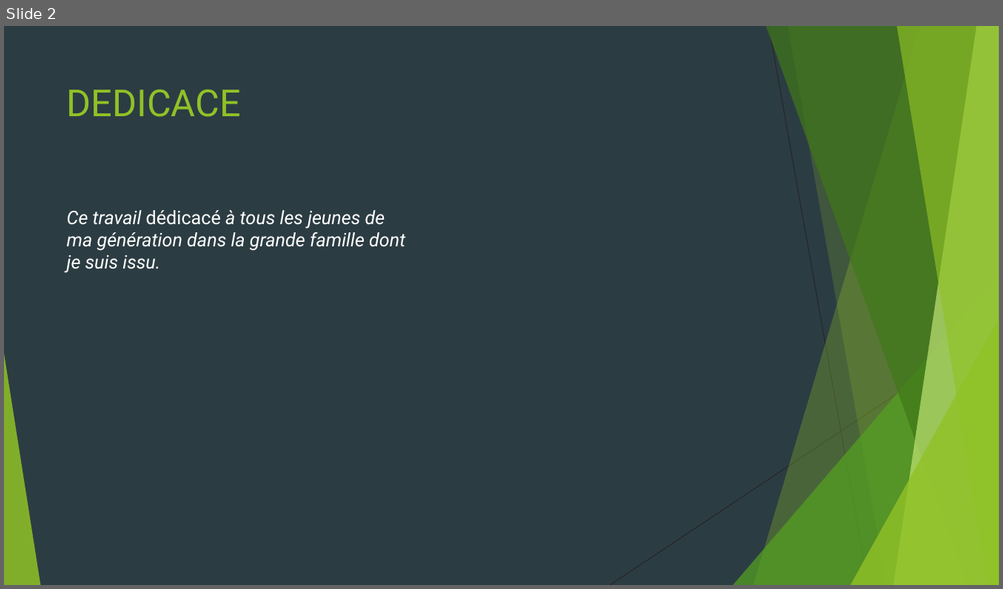
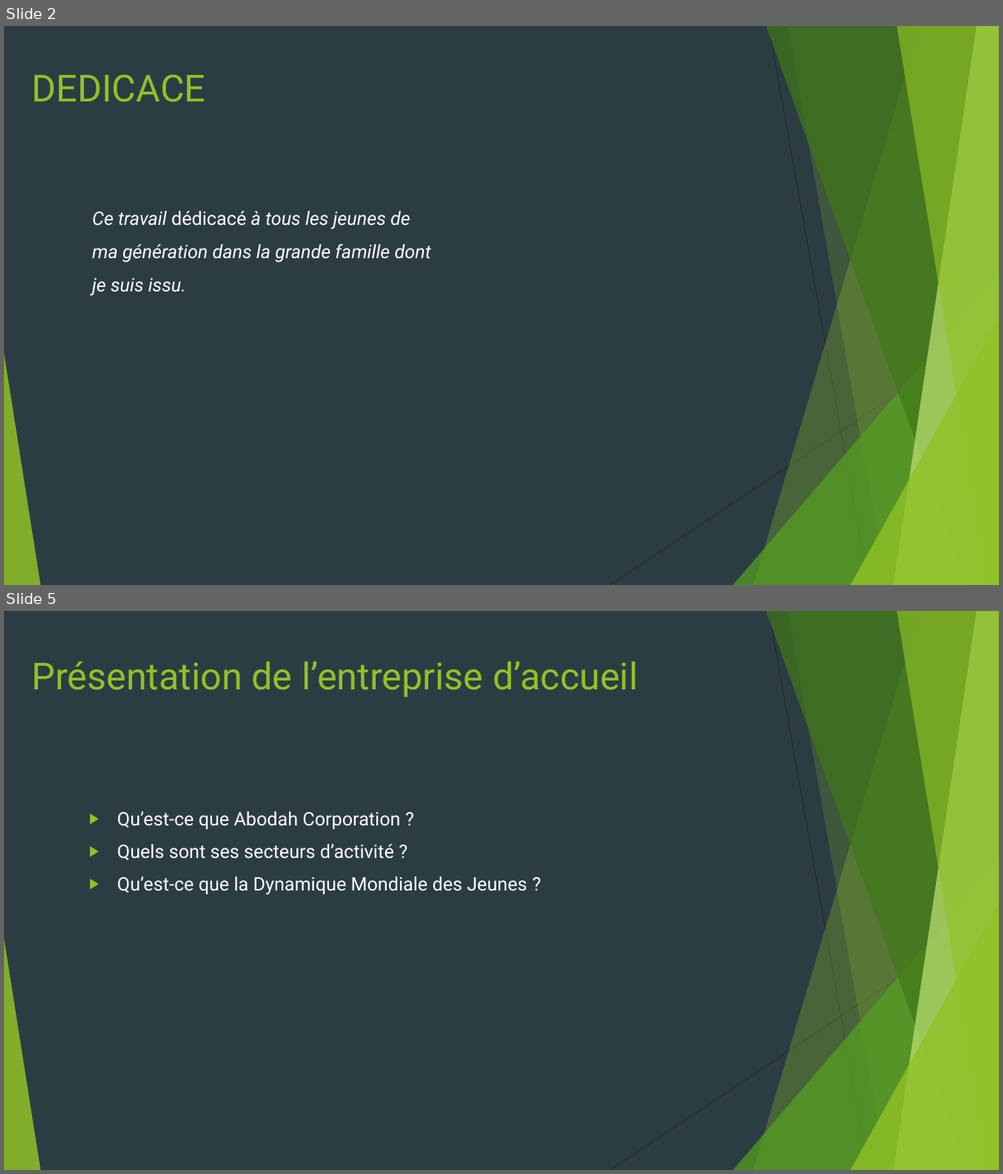
Before and after one commit to HeroNational/crowdfunding-App, a slide deck: rapport de stage/RApport de stage Slides.pptx. Shown one above the other, each under a label of ours: slide 2 before the commit, slides 2 and 5 after it; the slides between them are not shown. The pictures are 1003x589 and 1003x1174 pixels, drawn with LibreOffice and Linux fonts; fonts in the diff are those of the drawing. Boxes give left, top, right and bottom in pixels: in the first picture for what was removed or moved away, otherwise in the second. Text is boxed around its words. In the diff, an @@ line names an element or a change of style, - is before the commit and + after.

```diff
--- a/rapport de stage/RApport de stage Slides.pptx
+++ b/rapport de stage/RApport de stage Slides.pptx
@@ slide 5 added at <box>4,611,999,1170</box>, background #2C3C43; not listed: 10 template elements that a slide beside it also shows @@
@@ text added at <box>31,661,637,697</box>, 36 pt, text #90C226 @@
+Présentation de l’entreprise d’accueil
@@ text added at <box>117,812,526,895</box>, 18 pt, text #FFFFFF @@
+▶ Qu’est-ce que Abodah Corporation ?
+▶ Quels sont ses secteurs d’activité ?
+▶ Qu’est-ce que la Dynamique Mondiale des Jeunes ?
@@ slide 2 changed as well @@
@@ title "DEDICACE": place and size @@
-title "DEDICACE" at <box>67,90,241,117</box>
+title "DEDICACE" at <box>31,75,205,102</box>
@@ text "Ce travail dédicacé à tous ...": place and size @@
-text "Ce travail dédicacé à tous ..." at <box>67,210,405,272</box>
+text "Ce travail dédicacé à tous ..." at <box>92,211,431,295</box>
@@ text "Ce travail dédicacé à tous ..." at <box>92,211,431,295</box>: line spacing 1 to 1.5 @@
```
Also in this commit, not shown: 1 other slide changed, 10 other slides added, 4 other files.
